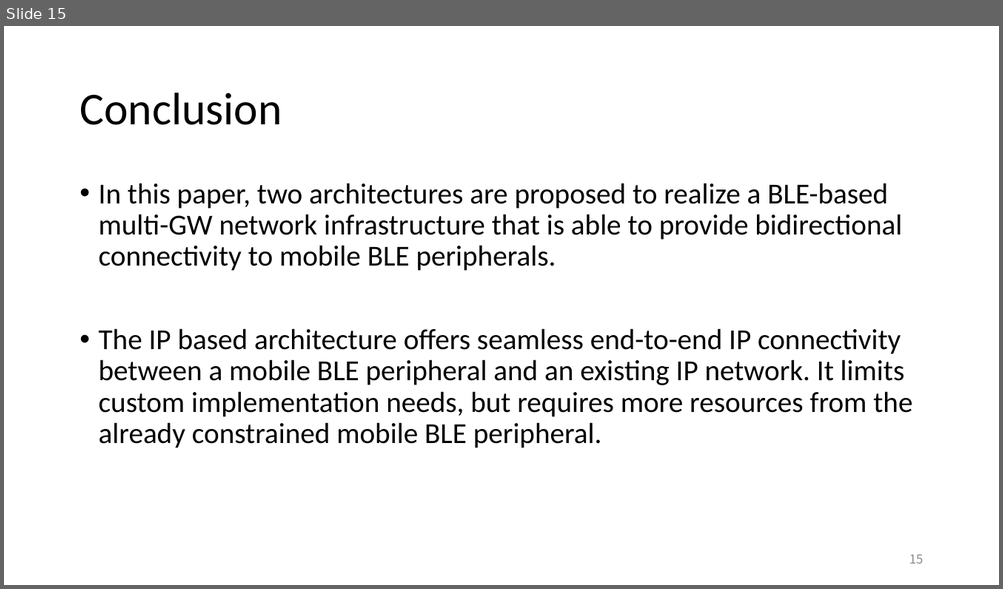
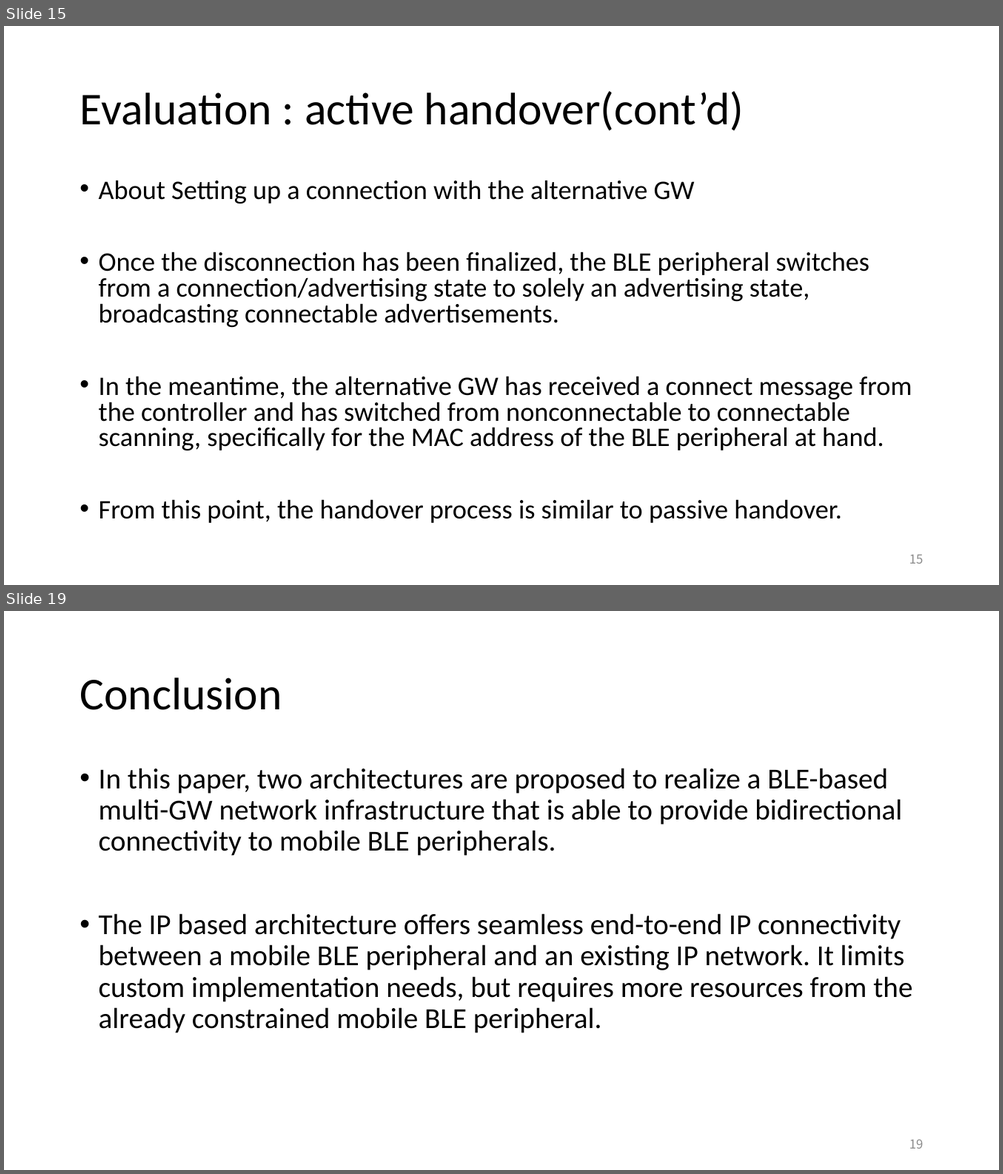
Before and after one commit to EKOISMYLOVE/NTUT_GM_PPT, a slide deck: A BLE-based multi-gateway network infrastructure with handover support for mobile BLE peripherals.pptx. Shown one above the other, each under a label of ours: slide 15 before the commit, slides 15 and 19 after it; the slides between them are not shown. The pictures are 1003x589 and 1003x1174 pixels, drawn with LibreOffice and Linux fonts; fonts in the diff are those of the drawing. Boxes give left, top, right and bottom in pixels: in the first picture for what was removed or moved away, otherwise in the second. Text is boxed around its words. In the diff, an @@ line names an element or a change of style, - is before the commit and + after.

```diff
--- a/A BLE-based multi-gateway network infrastructure with handover support for mobile BLE peripherals.pptx
+++ b/A BLE-based multi-gateway network infrastructure with handover support for mobile BLE peripherals.pptx
@@ slide 15 added at <box>4,26,999,585</box>, background #FFFFFF @@
@@ title added at <box>79,91,743,131</box>, 44 pt, text #000000 @@
+Evaluation : active handover(cont’d)
@@ text added at <box>99,180,911,523</box>, 25.9 pt, text #000000 @@
+• About Setting up a connection with the alternative GW
+• Once the disconnection has been finalized, the BLE peripheral switches from a connection/advertising state to solely an advertising state, broadcasting connectable advertisements.
+• In the meantime, the alternative GW has received a connect message from the controller and has switched from nonconnectable to connectable scanning, specifically for the MAC address of the BLE peripheral at hand.
+• From this point, the handover process is similar to passive handover.
@@ page number added at <box>909,555,923,564</box>, 12 pt, text #8C8C8C @@
+15
@@ what was slide 15 is now slide 19 @@
@@ page number at <box>909,1139,923,1149</box>: text changed @@
-15
+19
```
Also in this commit, not shown: 1 slide changed, 3 other slides added.
